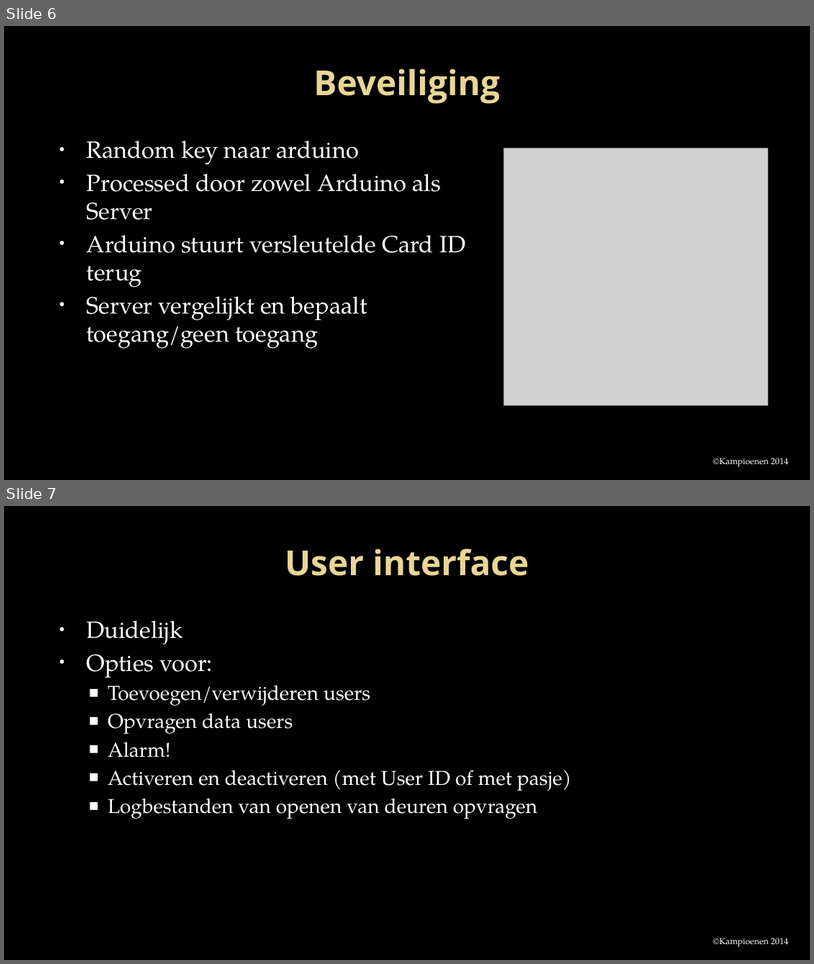
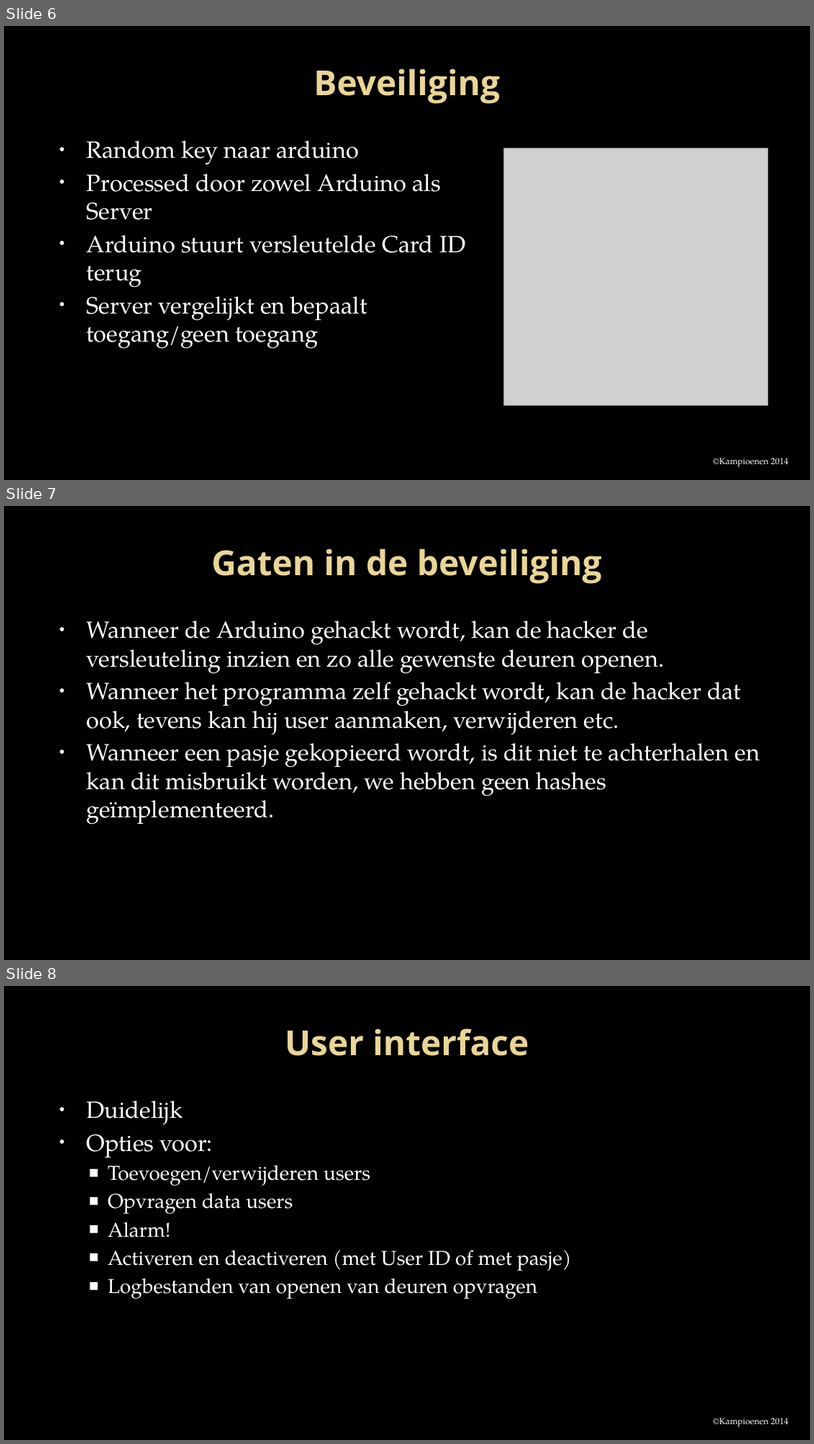
Before and after one commit to Projectgroep-18/Beveiligde-Pasjes, a slide deck: presentatie/Project beveiligde pasjes.pptx. Shown one above the other, each under a label of ours: slides 6 and 7 before the commit, slides 6, 7 and 8 after it. The pictures are 814x964 and 814x1444 pixels, drawn with LibreOffice and Linux fonts; fonts in the diff are those of the drawing; grey boxes stand for pictures; background and template pictures are left out. Boxes give left, top, right and bottom in pixels: in the first picture for what was removed or moved away, otherwise in the second. Text is boxed around its words. In the diff, an @@ line names an element or a change of style, - is before the commit and + after.

```diff
--- a/presentatie/Project beveiligde pasjes.pptx
+++ b/presentatie/Project beveiligde pasjes.pptx
@@ slide 7 added at bbox=[4, 506, 810, 960], background picture (left out) @@
@@ title added at bbox=[211, 548, 602, 584], 41 pt, text gradient #EAD696 to #E7D081, bold @@
+Gaten in de beveiliging
@@ text added at bbox=[87, 620, 761, 824], 28 pt, text #FFFFFF @@
+• Wanneer de Arduino gehackt wordt, kan de hacker de versleuteling inzien en zo alle gewenste deuren openen.
+• Wanneer het programma zelf gehackt wordt, kan de hacker dat ook, tevens kan hij user aanmaken, verwijderen etc.
+• Wanneer een pasje gekopieerd wordt, is dit niet te achterhalen en kan dit misbruikt worden, we hebben geen hashes geïmplementeerd.
@@ what was slide 7 is now slide 8 @@
```
Also in this commit, not shown: 1 slide changed.
